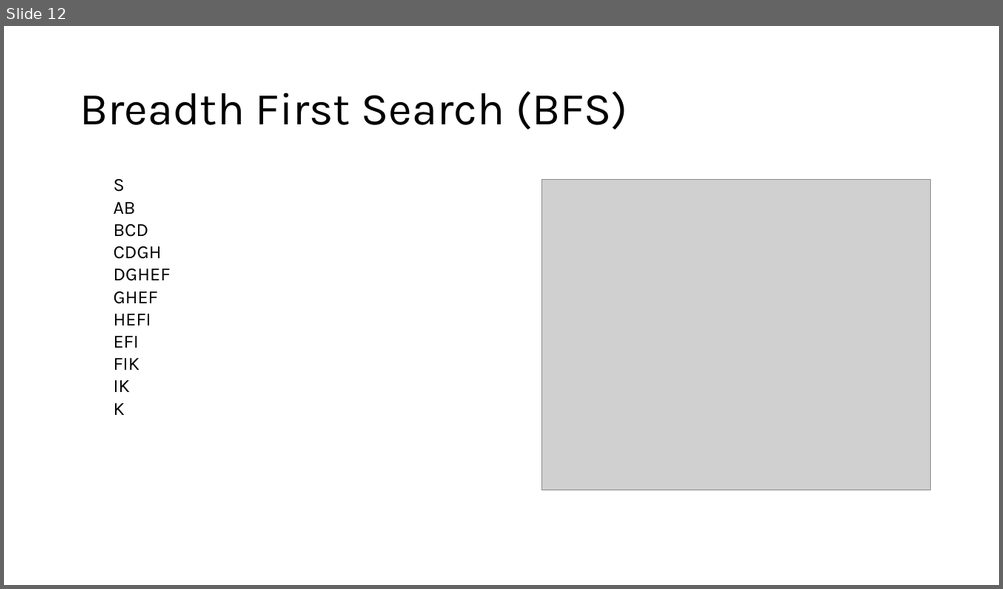
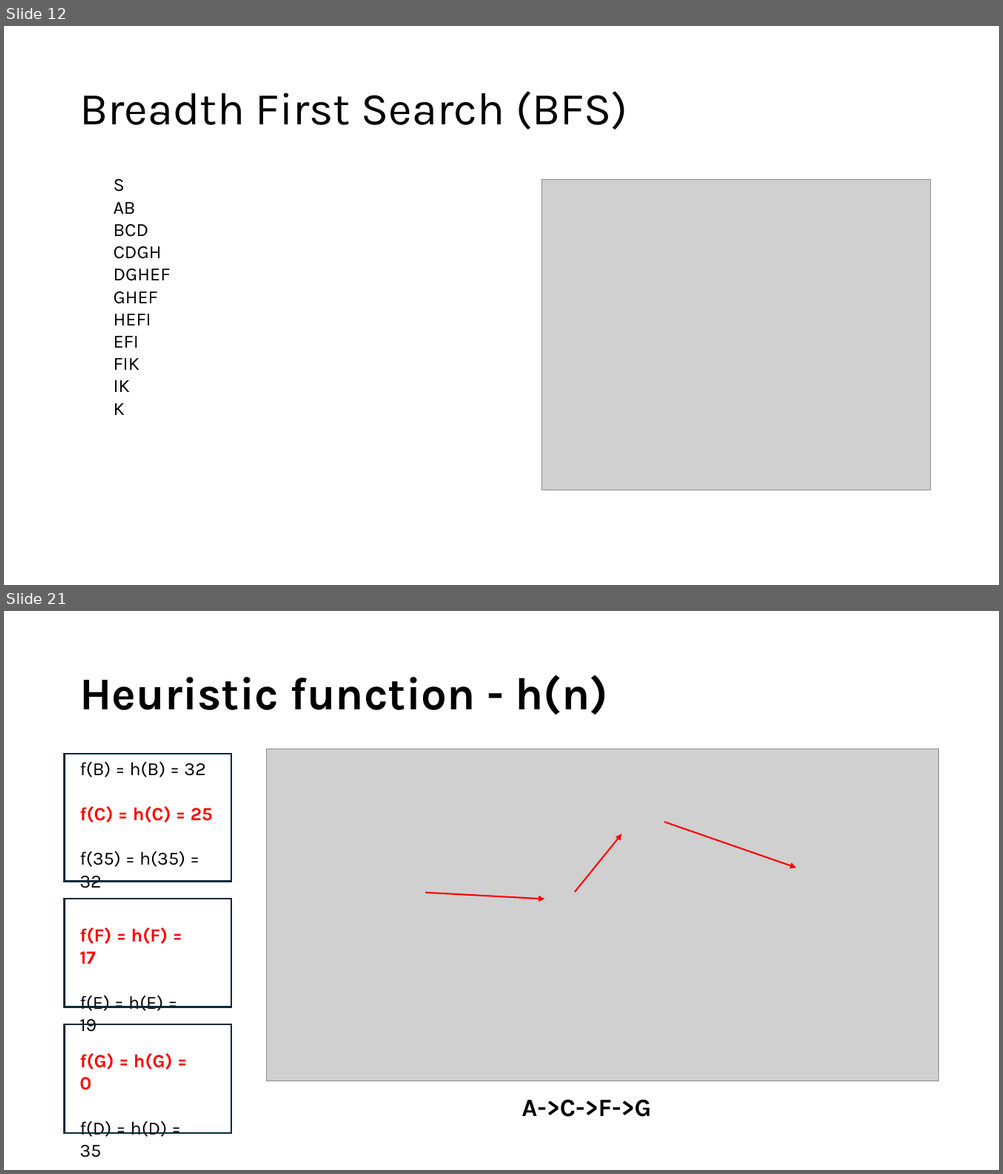
Before and after one commit to sdryasir/AI-Books, a slide deck: #1 Introduction to Artificial Intelligence (AI).pptx. Shown one above the other, each under a label of ours: slide 12 before the commit, slides 12 and 21 after it; the slides between them are not shown. The pictures are 1003x589 and 1003x1174 pixels, drawn with LibreOffice and Linux fonts; fonts in the diff are those of the drawing; grey boxes stand for pictures. Boxes give left, top, right and bottom in pixels: in the first picture for what was removed or moved away, otherwise in the second. Text is boxed around its words. In the diff, an @@ line names an element or a change of style, - is before the commit and + after.

```diff
--- a/#1 Introduction to Artificial Intelligence (AI).pptx
+++ b/#1 Introduction to Artificial Intelligence (AI).pptx
@@ slide 21 added at box(4, 611, 999, 1170), background #FFFFFF @@
@@ title added at box(79, 675, 609, 715), 44 pt, text #000000, bold @@
+Heuristic function - h(n)
@@ rectangle added at box(65, 754, 231, 881), outline #092A39 1.5 pt @@
@@ text added at box(79, 762, 213, 867), 18 pt, text #000000 @@
+f(B) = h(B) = 32
+f(C) = h(C) = 25
+f(35) = h(35) = 32
@@ picture added at box(267, 749, 939, 1081) @@
@@ arrow added from (664, 822) to (797, 868), #FF0000 1.5 pt @@
@@ arrow added from (575, 892) to (622, 834), #FF0000 1.5 pt @@
@@ rectangle added at box(65, 899, 231, 1008), outline #092A39 1.5 pt @@
@@ arrow added from (426, 893) to (545, 899), #FF0000 1.5 pt @@
@@ text added at box(79, 928, 168, 1032), 18 pt, text #FF0000, bold @@
+f(F) = h(F) = 17
+f(E) = h(E) = 19
@@ rectangle added at box(65, 1025, 231, 1133), outline #092A39 1.5 pt @@
@@ text added at box(79, 1054, 173, 1158), 18 pt, text #000000 @@
+f(G) = h(G) = 0
+f(D) = h(D) = 35
@@ text added at box(521, 1099, 651, 1117), 24 pt, text #000000, bold @@
+A->C->F->G
```
Also in this commit, not shown: 12 other slides added, 1 slide removed, 1 other file.
